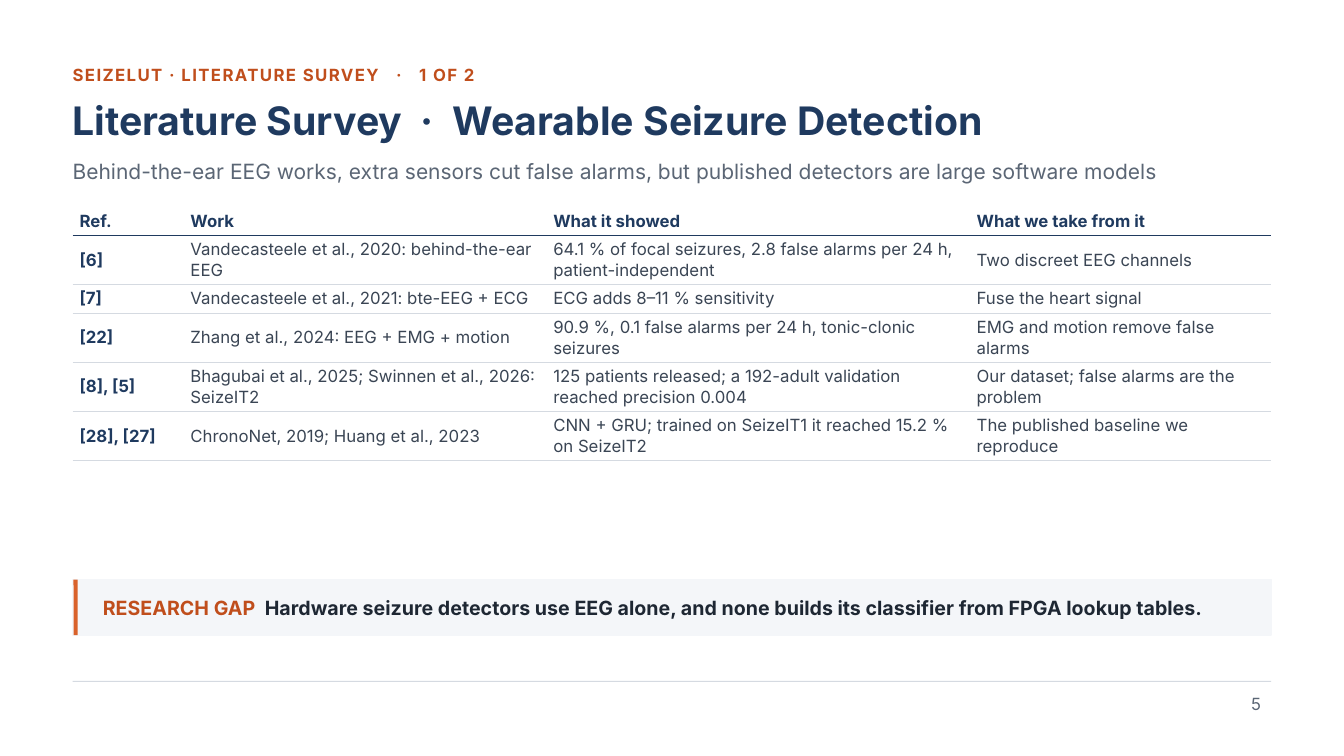
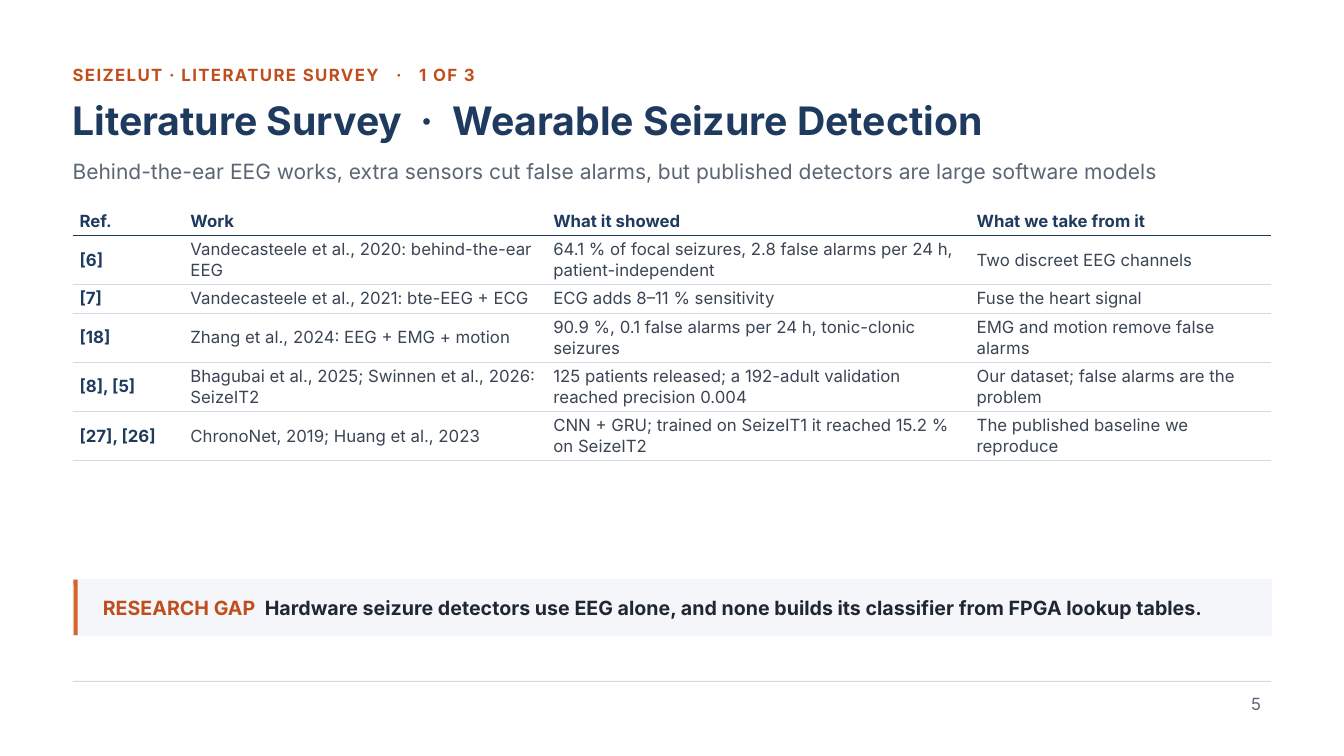
Before and after one commit to chaithr45/Final_year_proj, a slide deck: slide 5 of reports/ec418/out/SeizeLUT_EC418_Presentation.pptx. Drawn at 1344x756 pixels with LibreOffice and Linux fonts; fonts in the diff are those of the drawing. Boxes give left, top, right and bottom in pixels: in the first picture for what was removed or moved away, otherwise in the second. Text is boxed around its words. In the diff, an @@ line names an element or a change of style, - is before the commit and + after.

```diff
--- a/reports/ec418/out/SeizeLUT_EC418_Presentation.pptx
+++ b/reports/ec418/out/SeizeLUT_EC418_Presentation.pptx
@@ text at [73, 68, 475, 81]: text changed @@
-SEIZELUT · LITERATURE SURVEY · 1 OF 2
+SEIZELUT · LITERATURE SURVEY · 1 OF 3
@@ table at [73, 207, 1271, 460] @@
-row 4, column 1: [22]
+row 4, column 1: [18]
-row 6, column 1: [28], [27]
+row 6, column 1: [27], [26]
```
Also in this commit, not shown: 8 other slides changed, 2 slides added, 6 other files.
